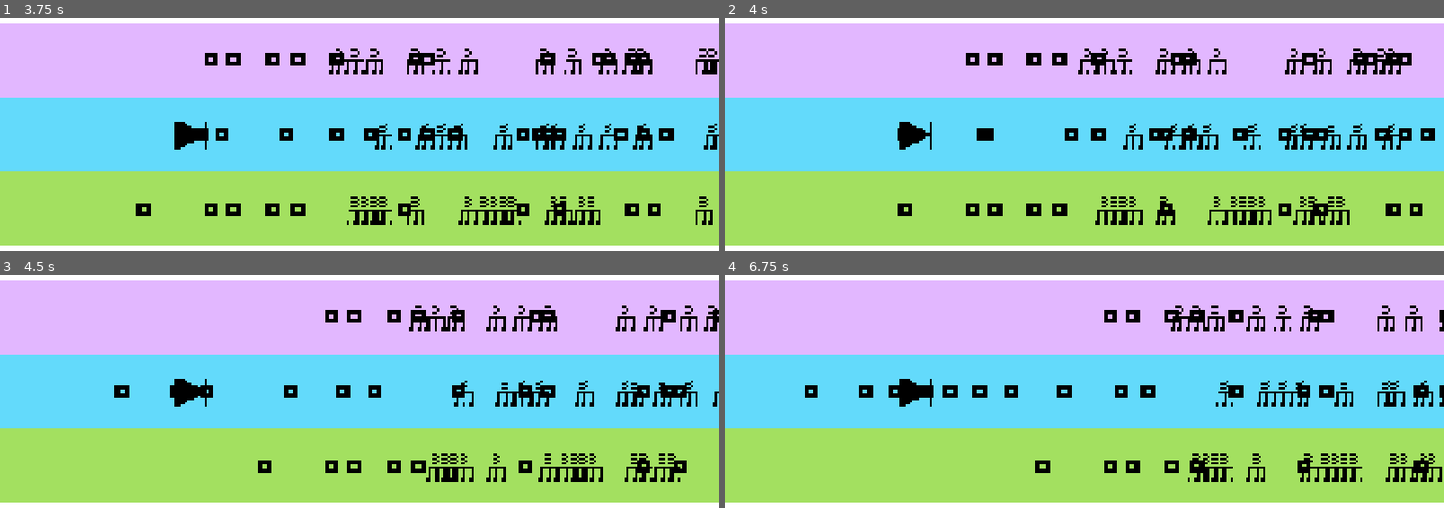
Above: before the commit, frames 1-4 (two rows, left to right).
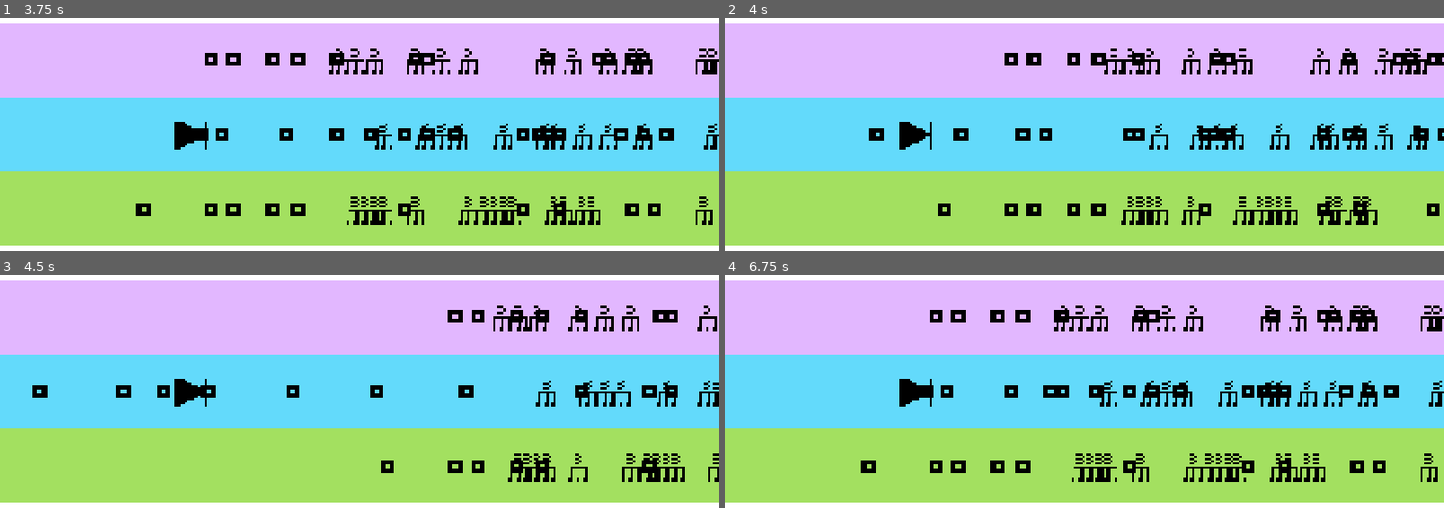
Above: after the commit, the same moments.

Repository: chorwat2137/haven-2026
Game: Godot game, scene res://scenes/main.tscn
The game is run twice, just before and just after one commit, with the same random seed, the same clock (stepped at 60 frames per second) and the same inputs.
Inputs:
- Up to frame 1 (3.75 s): tap Enter (ui_accept) at 0.5, 0.77, 1.52, 3.02 s; hold Right (ui_right) 0.53-2.03 s; tap Space (shoot) every 0.75 s from 0.6 to 3.6 s; hold Left (ui_left) 2.03-2.78 s; hold Right (ui_right) from 2.78 s (still down)
- Up to frame 2 (4 s): keep holding Right (ui_right); tap Enter (ui_accept) at 3.77 s
- Up to frame 3 (4.5 s): release Right (ui_right) at 4.28 s; hold Left (ui_left) from 4.28 s (still down); tap Space (shoot) at 4.35 s
- Up to frame 4 (6.75 s): tap Enter (ui_accept) at 4.52, 6.02 s; release Left (ui_left) at 5.03 s; hold Right (ui_right) 5.03-5.78 s; tap Space (shoot) at 5.1, 5.85, 6.6 s; hold Left (ui_left) from 5.78 s (still down)

Frame 1 is identical in both runs. In frame 2, 8.0% of the frame differs, in the area x 20-100%, y 13-89%; in frame 3, 6.5%; in frame 4, 9.1%, in the area x 11-100%, y 13-89%.

Commit message:
Automatic sync

Diff:
--- a/scenes/main.tscn
+++ b/scenes/main.tscn
@@ -14,7 +14,7 @@
 autoplay = true
 bus = &"Music"
 script = ExtResource("3_tbgi4")
-rewind_speed = 1.0
+rewind_speed = 2.0
 
 [node name="Linia" type="ColorRect" parent="." unique_id=1232044274]
 offset_left = -780.0
--- a/scripts/main.gd
+++ b/scripts/main.gd
@@ -89,9 +89,9 @@
 
 	music.start_rewind()
 
-	speed = -START_SPEED
+	speed = -START_SPEED*2
 
-	await get_tree().create_timer(2.0).timeout
+	await get_tree().create_timer(1.0).timeout
 
 	music.stop_rewind()
 
